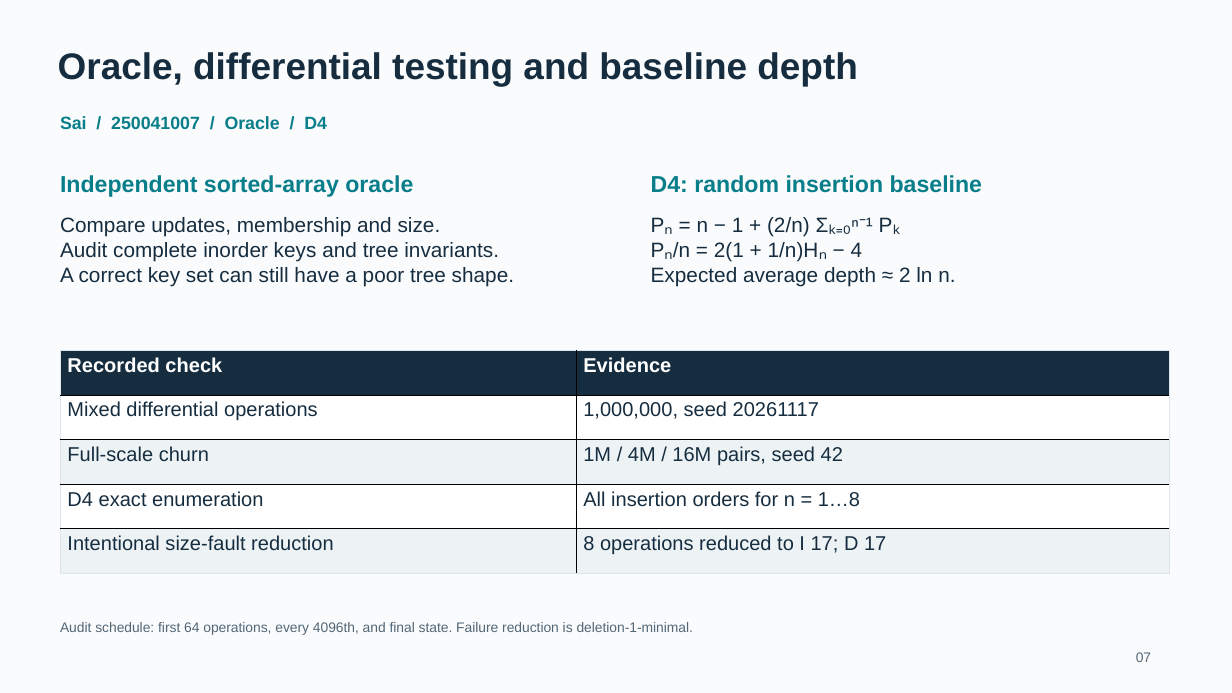
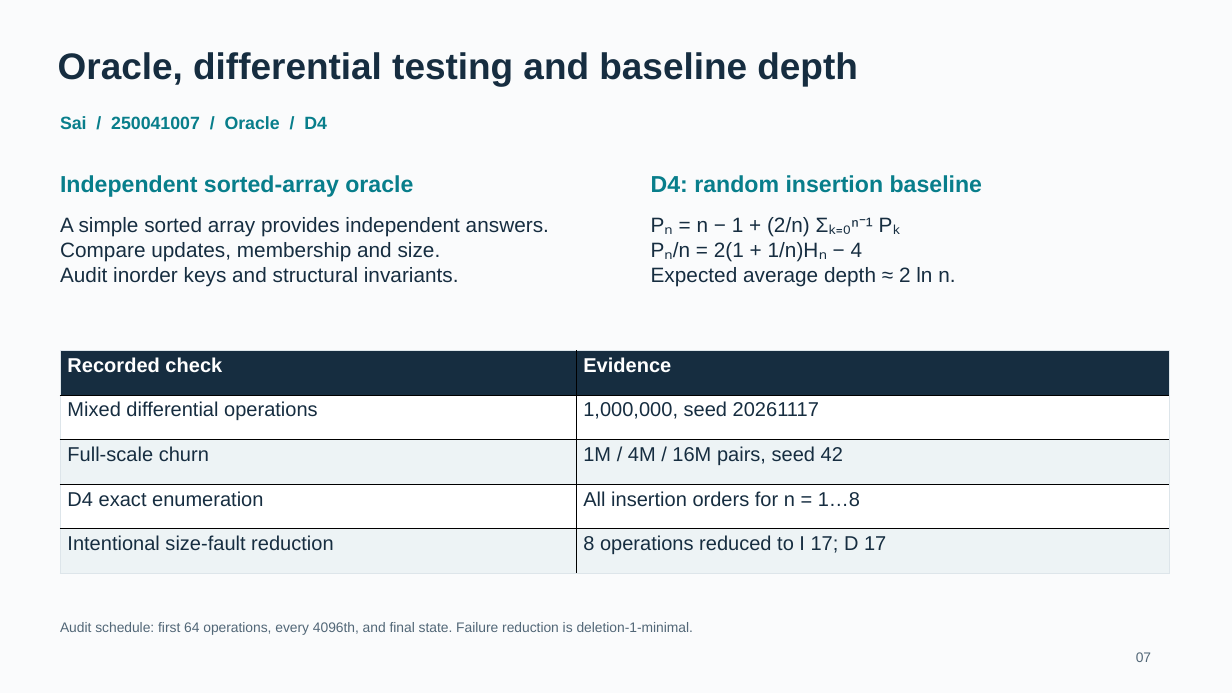
Before and after one commit to MayankMoyal/DSA-Project, a slide deck: slide 7 of docs/slides/slides.pptx. Drawn at 1232x693 pixels with LibreOffice and Linux fonts; fonts in the diff are those of the drawing. Boxes give left, top, right and bottom in pixels: in the first picture for what was removed or moved away, otherwise in the second. Text is boxed around its words. In the diff, an @@ line names an element or a change of style, - is before the commit and + after.

```diff
--- a/docs/slides/slides.pptx
+++ b/docs/slides/slides.pptx
@@ text at (60, 217, 549, 237): paragraph added @@
+A simple sorted array provides independent answers.
@@ text at (60, 267, 459, 287): text changed @@
-Audit complete inorder keys and tree invariants.
-A correct key set can still have a poor tree shape.
+Audit inorder keys and structural invariants.
```
Also in this commit, not shown: 5 other slides changed, 2 slides added, 2 slides removed, 4 other files.
